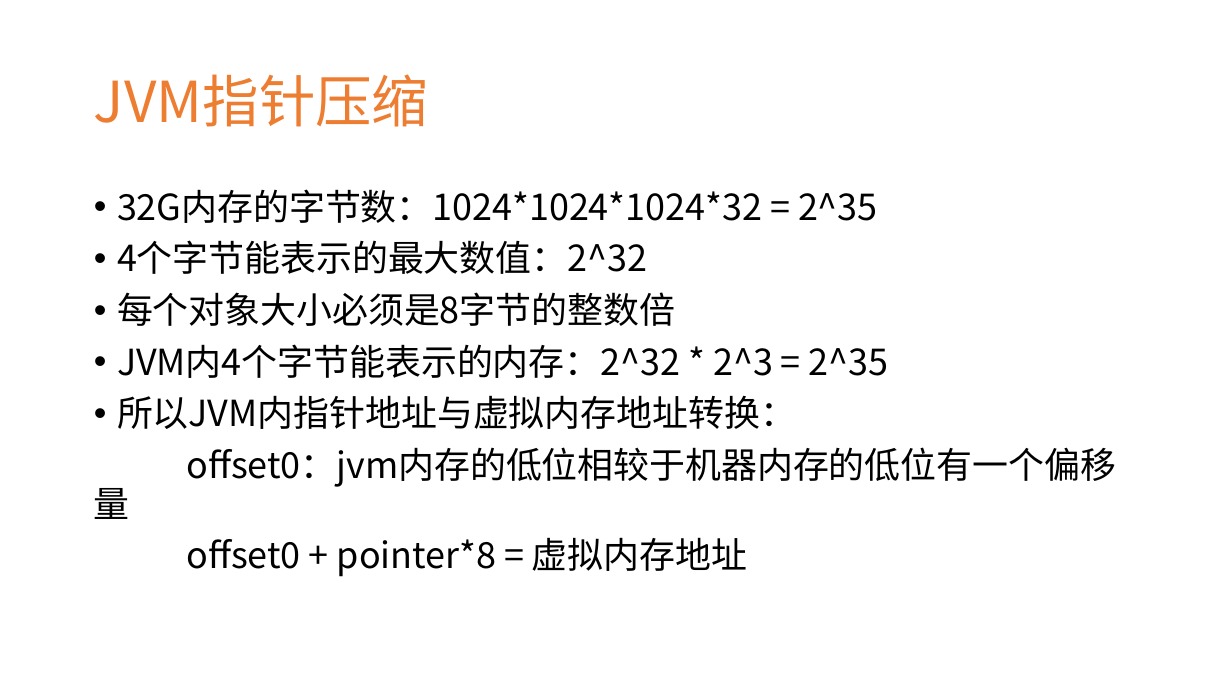
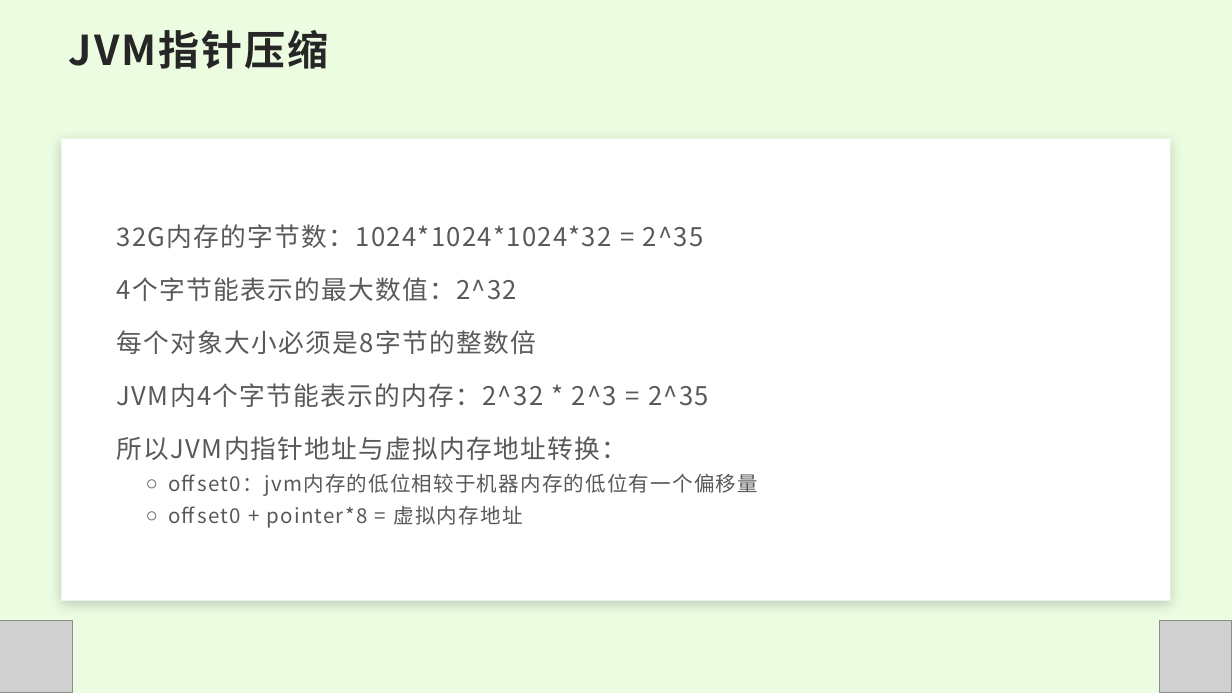
Before and after one commit to JiangJibo/project, a slide deck: slide 5 of web/src/main/resources/Java内存优化分享.pptx. Drawn at 1232x693 pixels with LibreOffice and Linux fonts; fonts in the diff are those of the drawing; grey boxes stand for pictures. Boxes give left, top, right and bottom in pixels: in the first picture for what was removed or moved away, otherwise in the second. Text is boxed around its words. In the diff, an @@ line names an element or a change of style, - is before the commit and + after.

```diff
--- a/web/src/main/resources/Java内存优化分享.pptx
+++ b/web/src/main/resources/Java内存优化分享.pptx
@@ rectangle added at (0, 0, 1232, 693), fill #EBFCE1 @@
@@ text "JVM指针压缩": place and size @@
-text "JVM指针压缩" at (94, 74, 428, 127)
+text "JVM指针压缩" at (69, 30, 329, 69)
@@ text "JVM指针压缩" at (69, 30, 329, 69): size 44 to 32 pt, text colour #ED7D31 to #262626, letter spacing 0 to 1.5 pt, bold on; line spacing 0.9 to 1; vertical alignment middle to bottom @@
@@ rectangle added at (62, 139, 1171, 601), fill #FFFFFF @@
@@ text "32G内存的字节数：1024*1024*1024*32 = 2^35": place and size @@
-text "32G内存的字节数：1024*1024*1024*32 = 2^35" at (117, 189, 1116, 577)
+text "32G内存的字节数：1024*1024*1024*32 = 2^35" at (117, 224, 758, 528)
@@ text "32G内存的字节数：1024*1024*1024*32 = 2^35" at (117, 224, 758, 528): size 28 to 20 pt in "32G内存的字节数：1024*1024*1024*32 = 2^35", "4个字节能表示的最大数值：2^32", "每个对象大小必须是8字节的整数倍", "JVM内4个字节能表示的内存：2^32 * 2^3 = 2^35" and 1 more places; text colour #000000 to #595959, letter spacing 0 to 1 pt; size 28 to 16 pt in "offset0：jvm内存的低位相较于机器内存的低位有一个偏移量", "offset0 + pointer*8 = 虚拟内存地址"; bullet • to ea1JpnChsDbPeriod; line spacing 0.9 to 1.3; bullet none to ○; list level 1 to 2 in "offset0：jvm内存的低位相较于机器内存的低位有一个偏移量"; list level 1 to 2 in "offset0 + pointer*8 = 虚拟内存地址"; vertical alignment top to middle @@
@@ picture added at (0, 620, 73, 693) @@
@@ picture added at (1160, 620, 1232, 693) @@
```
Also in this commit, not shown: 3 other slides changed, 15 slides added, 3 slides removed.
